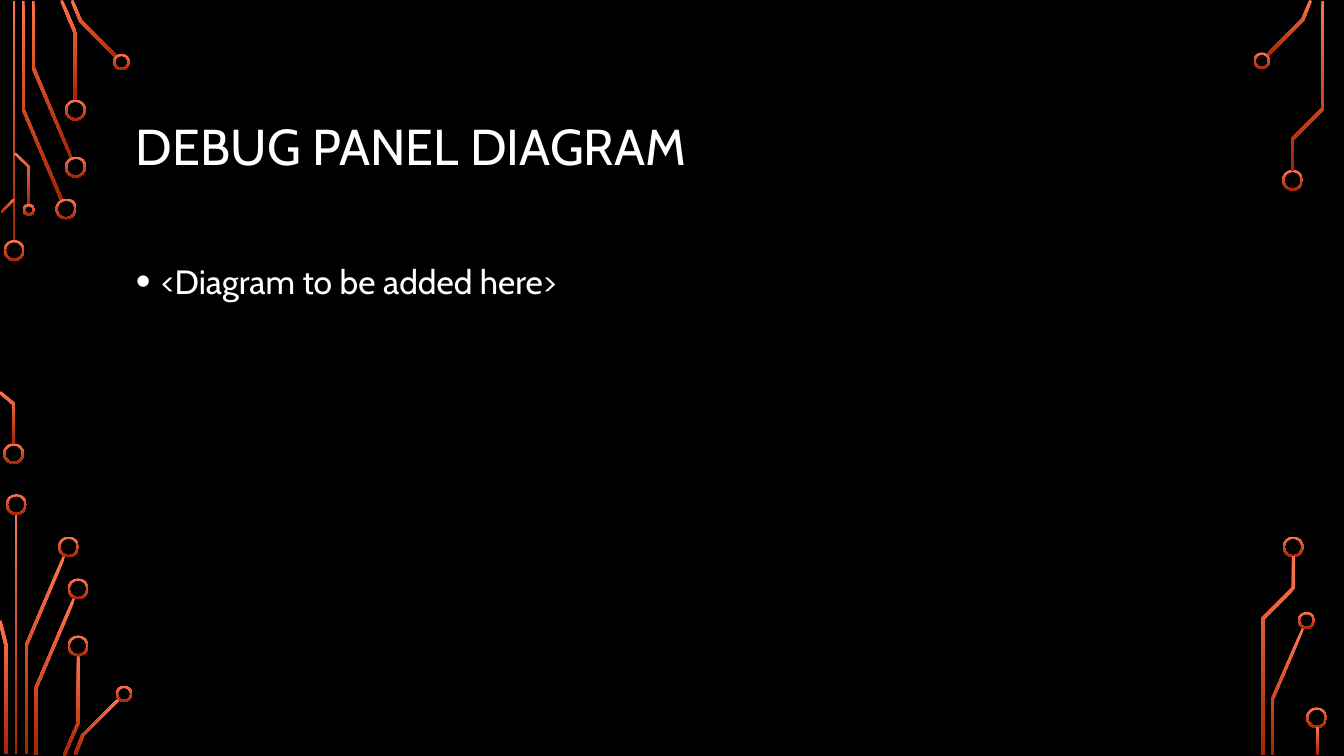
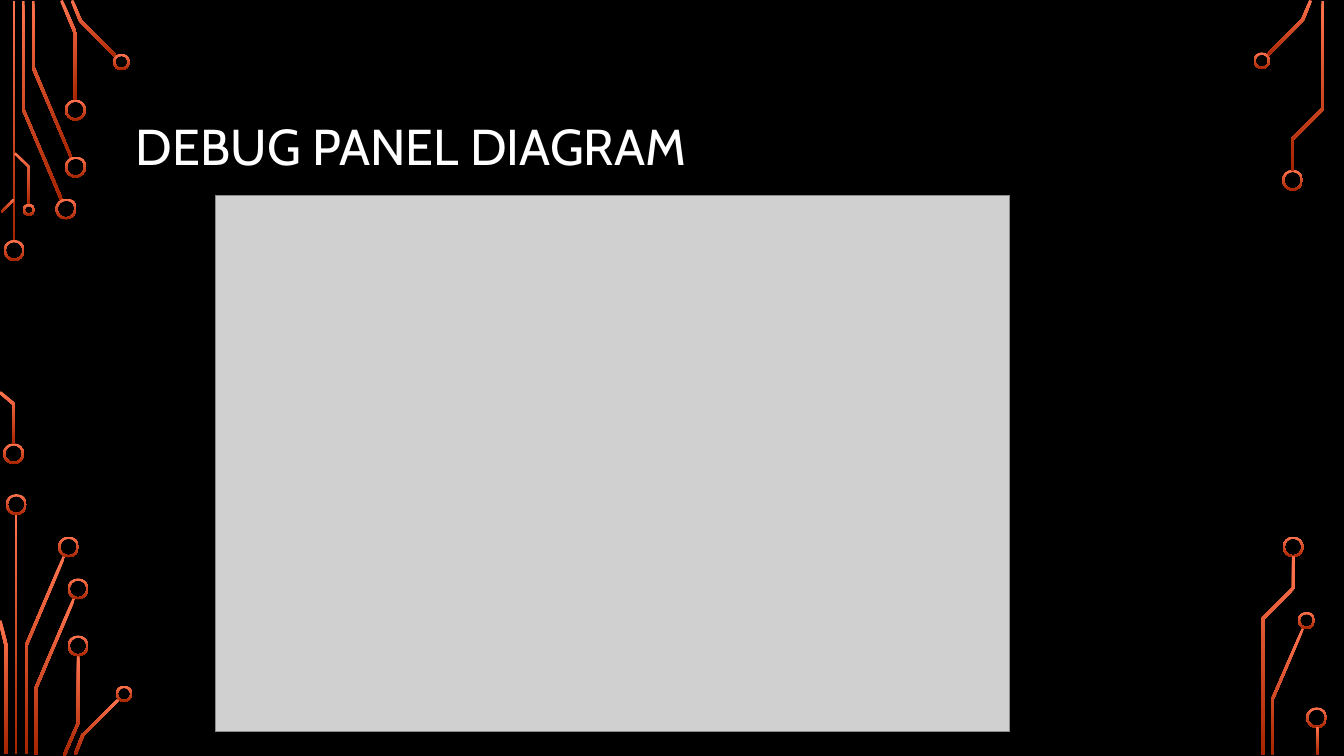
Before and after one commit to Logiant/AgileRoboticControls, a slide deck: slide 39 of Documentation/Presentation/Design Presentation/Design Presentation.pptx. Drawn at 1344x756 pixels with LibreOffice and Linux fonts; fonts in the diff are those of the drawing; grey boxes stand for pictures; background and template pictures are left out. Boxes give left, top, right and bottom in pixels: in the first picture for what was removed or moved away, otherwise in the second. Text is boxed around its words. In the diff, an @@ line names an element or a change of style, - is before the commit and + after.

```diff
--- a/Documentation/Presentation/Design Presentation/Design Presentation.pptx
+++ b/Documentation/Presentation/Design Presentation/Design Presentation.pptx
@@ picture added at (215,196,1010,731) @@
@@ text removed at (161,268,557,302) @@
-• <Diagram to be added here>
```
Also in this commit, not shown: 6 other slides changed, 1 slide added.
